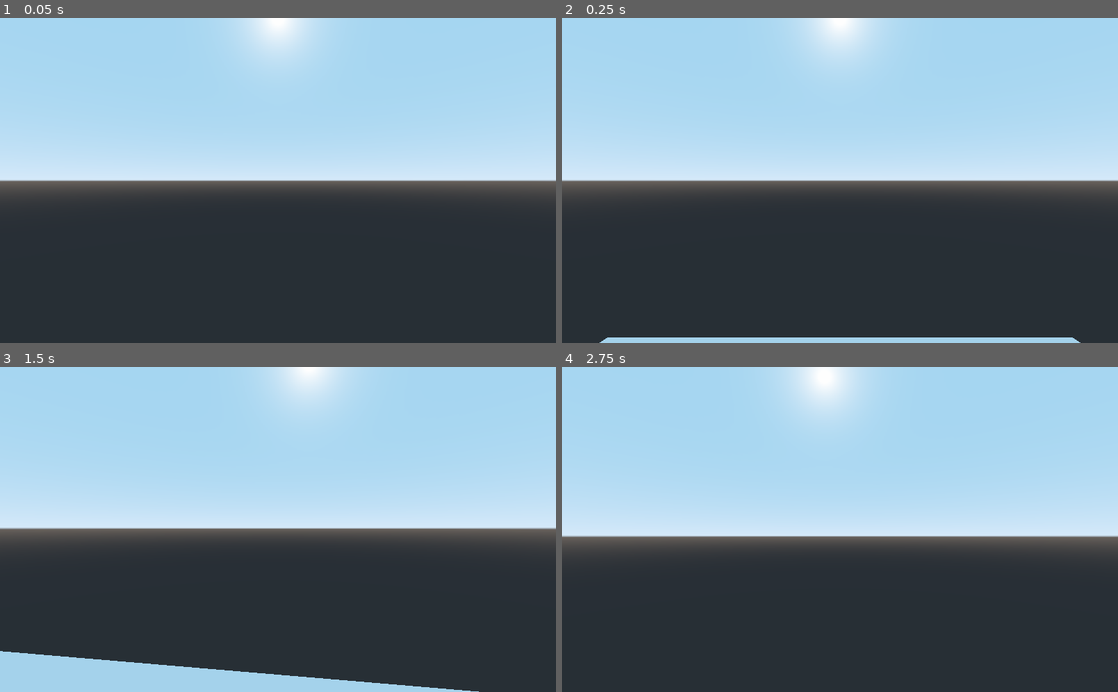
Above: before the commit, frames 1-4 (two rows, left to right).
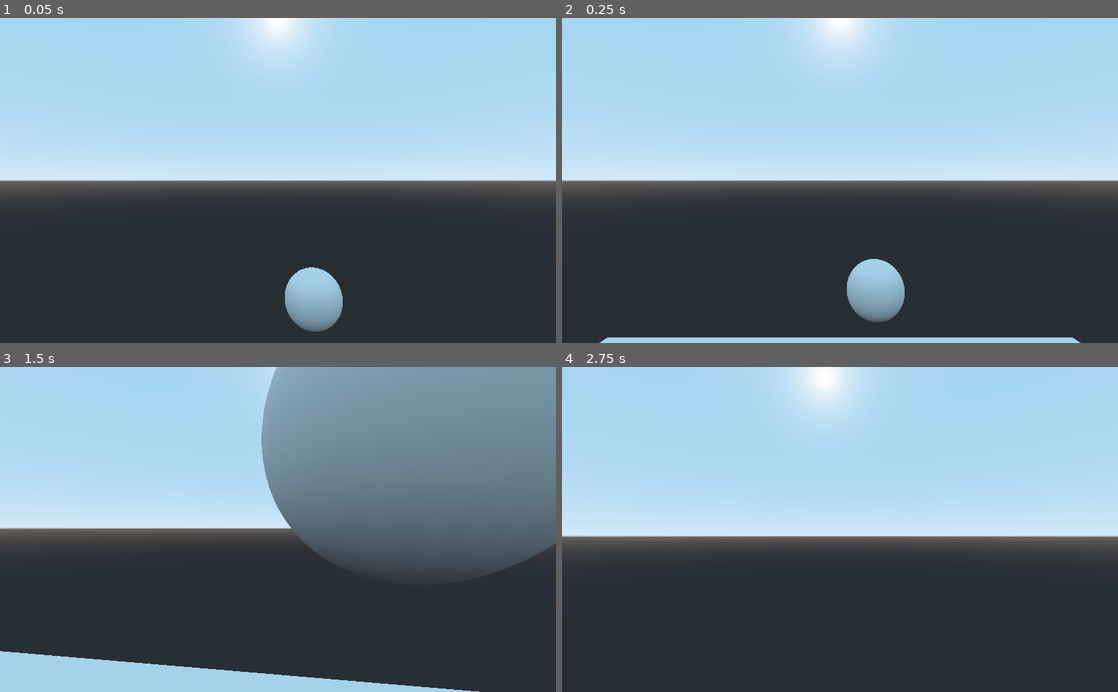
Above: after the commit, the same moments.

Repository: Mike149x/Game2021
Game: Godot game, scene res://MainScene.tscn
Two runs of this game, one before a commit and one after it. Both use one fixed random seed, a clock stepped at 60 frames per second and the inputs below.
Inputs (mouse positions are in pixels of both pictures, inside the frame that each line leads up to):
- Up to frame 1 (0.05 s): no input
- Up to frame 2 (0.25 s): no input
- Up to frame 3 (1.5 s): move the mouse to (305, 529) at 0.52 s; hold W (move_forward) from 0.53 s (still down); click (305, 529) at 0.6 s; tap Space (jump) at 0.77 s; move the mouse to (250, 529) at 1.27 s; click (250, 529) at 1.35 s
- Up to frame 4 (2.75 s): keep holding W (move_forward); tap Space (jump) at 1.52 s; move the mouse to (851, 523) at 2.02 s; click (851, 523) at 2.1 s

The runs differ from the first frame. In frame 1, 1.6% of the frame differs, in the area x 51-62%, y 76-97%; in frame 2, 1.6%; in frame 3, 30%, in the area x 47-100%, y 0-63%; in frame 4, nothing differs.
Error after the commit: Attempt to call function 'is_colliding' in base 'null instance' on a null instance. (res://Weapon.gd:34)

Commit message:
raycast cont. 2

Diff:
--- a/SuperStockTrader/MainScene.tscn
+++ b/SuperStockTrader/MainScene.tscn
@@ -10,6 +10,10 @@
 [sub_resource type="BoxShape" id=3]
 
 [sub_resource type="CubeMesh" id=4]
+
+[sub_resource type="SphereMesh" id=5]
+
+[sub_resource type="SphereShape" id=6]
 
 [node name="MainScene" type="Spatial"]
 script = ExtResource( 2 )
@@ -37,3 +41,39 @@
 transform = Transform( 1, 0, 0, 0, 1, 0, 0, 0, 5, 9, 1, 5 )
 mesh = SubResource( 4 )
 material/0 = null
+
+[node name="Enemy" type="StaticBody" parent="." groups=[
+"Enemies",
+]]
+transform = Transform( 1, 0, 0, 0, 1, 0, 0, 0, 1, 1.23054, 2.94749, -8.13304 )
+
+[node name="MeshInstance" type="MeshInstance" parent="Enemy"]
+mesh = SubResource( 5 )
+material/0 = null
+
+[node name="CollisionShape" type="CollisionShape" parent="Enemy"]
+shape = SubResource( 6 )
+
+[node name="Enemy2" type="StaticBody" parent="." groups=[
+"Enemies",
+]]
+transform = Transform( 1, 0, 0, 0, 1, 0, 0, 0, 1, 6.50214, 2.94749, -1.9442 )
+
+[node name="MeshInstance" type="MeshInstance" parent="Enemy2"]
+mesh = SubResource( 5 )
+material/0 = null
+
+[node name="CollisionShape" type="CollisionShape" parent="Enemy2"]
+shape = SubResource( 6 )
+
+[node name="Enemy3" type="StaticBody" parent="." groups=[
+"Enemies",
+]]
+transform = Transform( 1, 0, 0, 0, 1, 0, 0, 0, 1, 9.96945, 4.24367, 3.76051 )
+
+[node name="MeshInstance" type="MeshInstance" parent="Enemy3"]
+mesh = SubResource( 5 )
+material/0 = null
+
+[node name="CollisionShape" type="CollisionShape" parent="Enemy3"]
+shape = SubResource( 6 )
--- a/SuperStockTrader/Weapon.gd
+++ b/SuperStockTrader/Weapon.gd
@@ -5,13 +5,31 @@
 export var clip_size = 5
 export var reload_rate = 1
 
+onready var raycast = $"..Head/Camera/Raycast"
 var current_ammo = clip_size
 var can_fire = true
+var reloading = false
 
 func _process(delta):
 	if Input.is_action_just_pressed("primary_fire") and can_fire:
-		print("Fired weapon")
-		can_fire = false
-		current_ammo -= 1
-		yield(get_tree().create_timer(fire_rate), "timeout")
-		can_fire = true
+		#fires the weapon
+		if current_ammo > 0 and not reloading:
+			print("Fired weapon")
+			can_fire = false
+			current_ammo -= 1
+			check_collision()
+
+			yield(get_tree().create_timer(fire_rate), "timeout")
+
+			can_fire = true
+		elif not reloading:
+			print("Reloading...")
+			reloading = true
+			yield(get_tree().create_timer(reload_rate), "timeout")
+			current_ammo = clip_size
+			reloading = false
+			print("Reload Complete")
+
+func check_collision():
+	if raycast.is_colliding():
+		var collider = raycast.get_collider
Not shown: 1 places in SuperStockTrader/MainScene.tscn that only renumber resources
